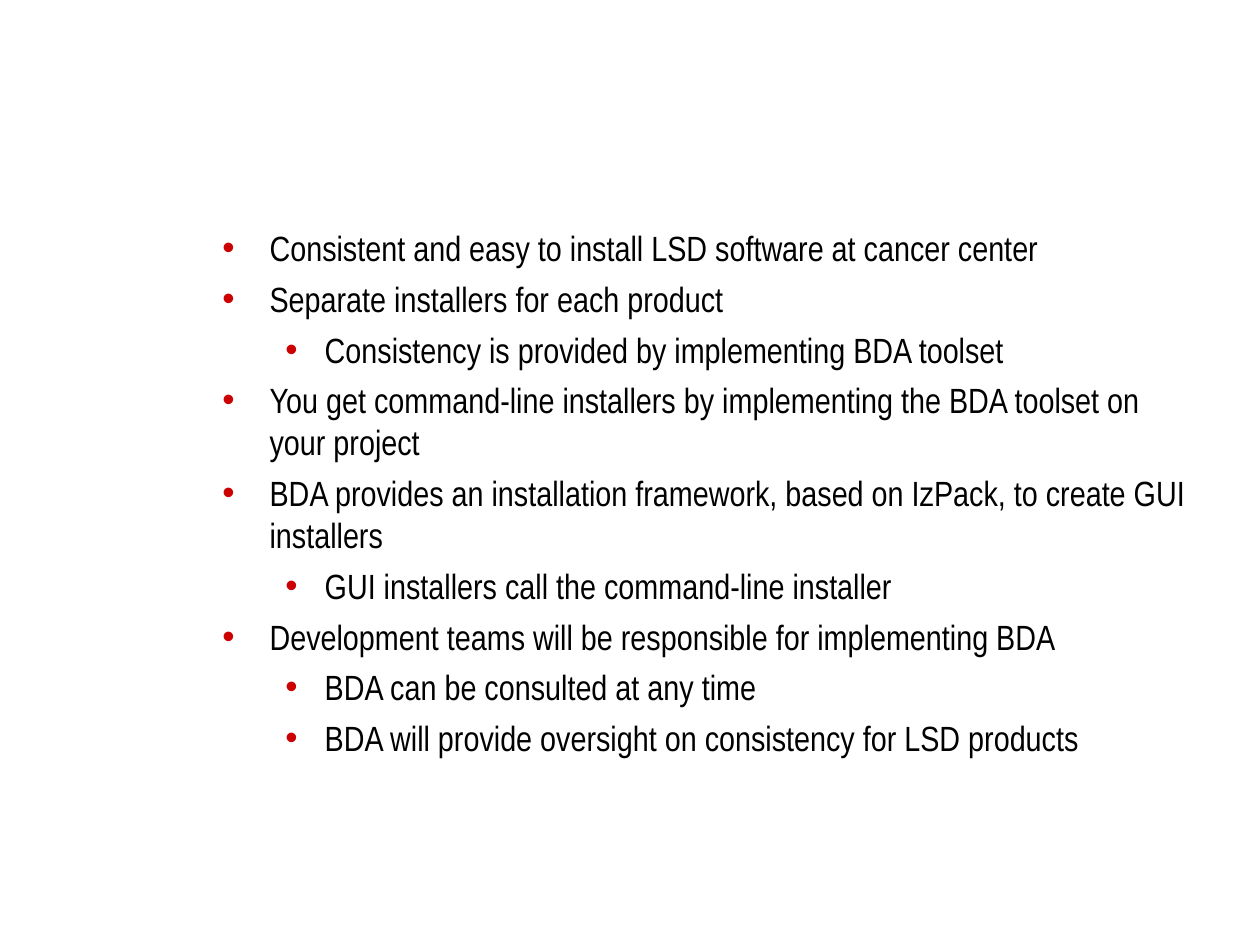
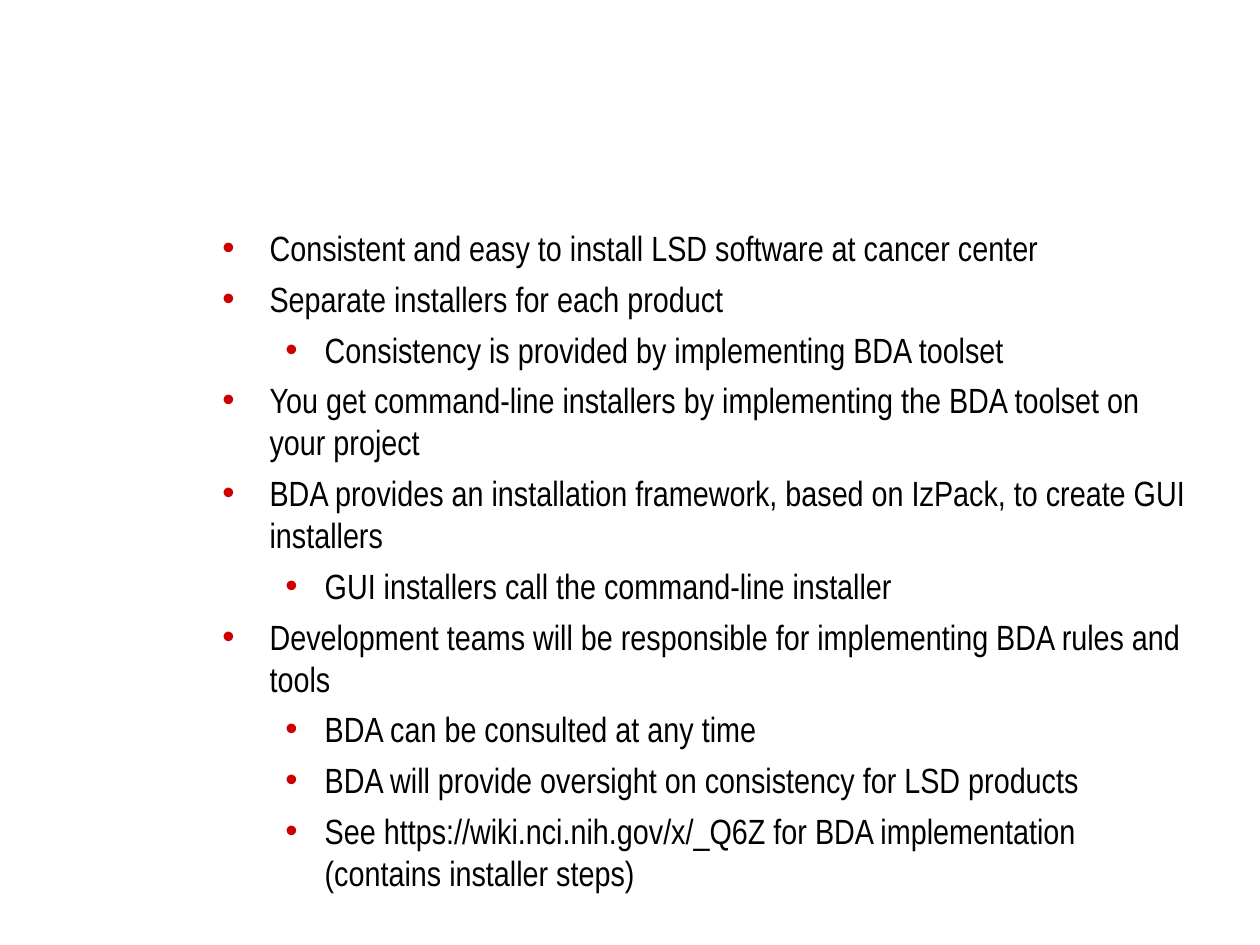
Before and after one commit to NCIP/automation, a slide deck: slide 11 of docs/roadmap/bda-overview-lsdpm.ppt. Drawn at 1260x945 pixels with LibreOffice and Linux fonts; fonts in the diff are those of the drawing; background and template pictures are left out. Boxes give left, top, right and bottom in pixels: in the first picture for what was removed or moved away, otherwise in the second. Text is boxed around its words. In the diff, an @@ line names an element or a change of style, - is before the commit and + after.

```diff
--- a/docs/roadmap/bda-overview-lsdpm.ppt
+++ b/docs/roadmap/bda-overview-lsdpm.ppt
@@ text at box(270, 624, 1180, 693): text changed @@
-• Development teams will be responsible for implementing BDA
+• Development teams will be responsible for implementing BDA rules and tools
@@ text at box(325, 818, 1075, 893): paragraph added @@
+  • See https://wiki.nci.nih.gov/x/_Q6Z for BDA implementation (contains installer steps)
```
Also in this commit, not shown: 4 other slides changed.
